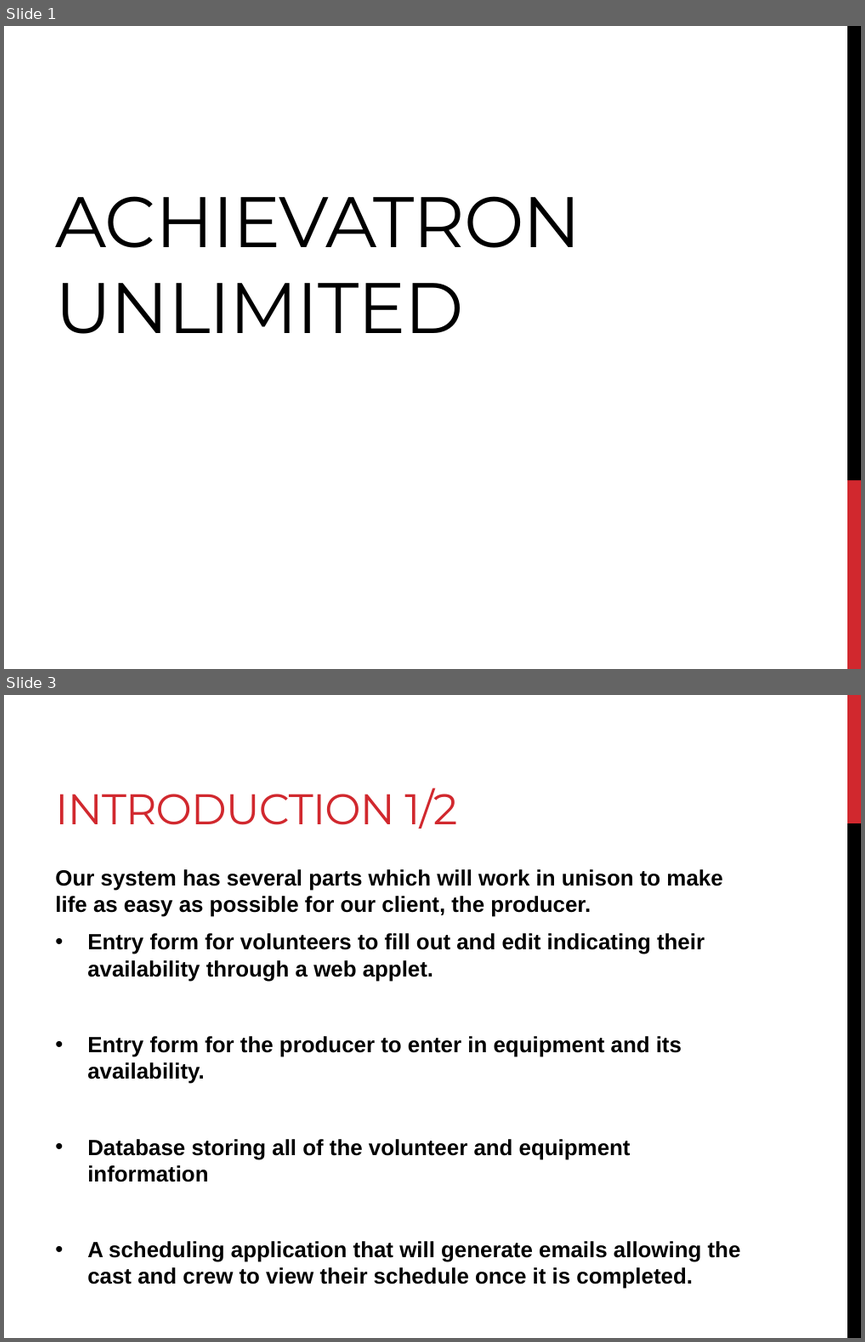
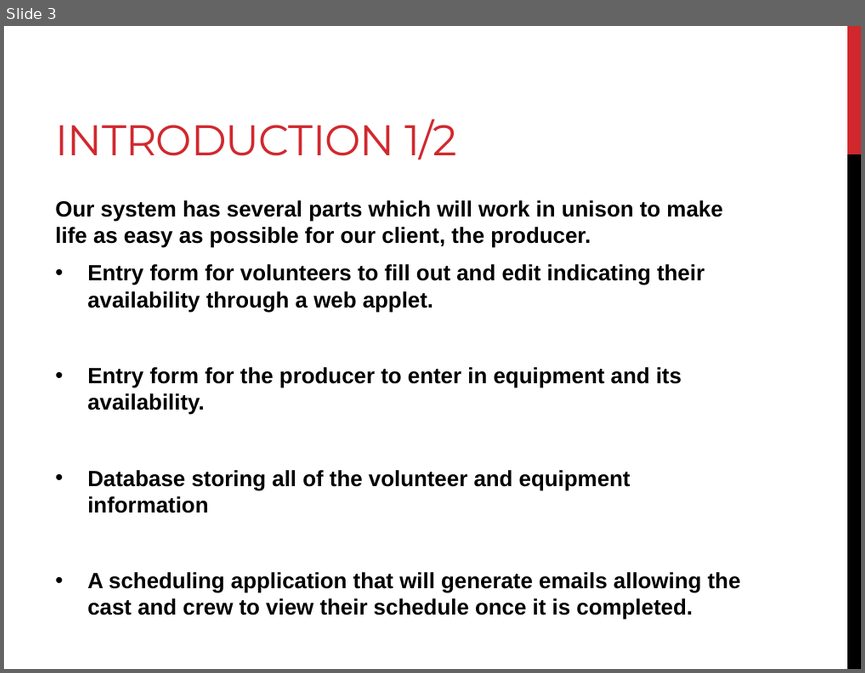
Before and after one commit to ipw969/370Project, a slide deck: Documentation/Achievatron_PowerPoint.pptx. Shown one above the other, each under a label of ours: slides 1 and 3 before the commit, slide 3 after it; the slides between them are not shown. The pictures are 865x1342 and 865x673 pixels, drawn with LibreOffice and Linux fonts; fonts in the diff are those of the drawing. Boxes give left, top, right and bottom in pixels: in the first picture for what was removed or moved away, otherwise in the second. Text is boxed around its words. In the diff, an @@ line names an element or a change of style, - is before the commit and + after.

```diff
--- a/Documentation/Achievatron_PowerPoint.pptx
+++ b/Documentation/Achievatron_PowerPoint.pptx
@@ slide 1 removed at bbox=[4, 26, 861, 669], background #FFFFFF @@
@@ rectangle removed at bbox=[847, 26, 861, 480] @@
@@ title removed at bbox=[55, 196, 581, 334] @@
-ACHIEVATRON UNLIMITED
@@ rectangle removed at bbox=[847, 480, 861, 669] @@
```
Also in this commit, not shown: 1 slide changed, 2 slides added.
